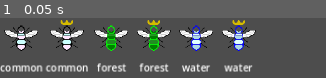
Above: before the commit, frame 1.
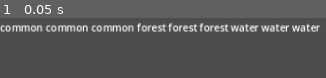
Above: after the commit, the same moment.

Repository: lesteenman/project-bees
Game: Godot game, scene res://game/scenes/tools/bee_catalogue_tool.tscn
Same seed, same stepped clock (60 frames per second), same inputs: the game is played once before the commit and once after it. This scene is started directly instead of the project's main scene.
Inputs:
- Up to frame 1 (0.05 s): no input

The runs differ from the first frame. In frame 1, 23% of the frame differs, in the area x 0-99%, y 3-90%.
Error after the commit: Parse Error: Preload file "res://game/scenes/components/bee_component.tscn" does not exist. (res://game/scenes/tools/bee_catalogue_tool.gd:5)

Commit message:
Some cleanup

Diff:
--- a/game/models/bees/bee.gd
+++ b/game/models/bees/bee.gd
@@ -1,9 +1,13 @@
+@tool
 extends Resource
 
 class_name Bee
 
+enum BeeRoleEnum {DRONE, PRINCESS, QUEEN}
+
 @export var chromosome1: Chromosome
 @export var chromosome2: Chromosome
+@export var role: BeeRoleEnum
 
 func _init(c1: Chromosome, c2: Chromosome):
 	self.chromosome1 = c1
--- a/game/models/bees/bee_species_manager.gd
+++ b/game/models/bees/bee_species_manager.gd
@@ -74,8 +74,6 @@
 const required_stats = ["display_name", "color_outline", "color_1", "color_2"]
 static func verify_species():
 	for species in SPECIES.values():
-		print("verifying %s" % species)
-
 		if !SPECIES_STATS.has(species):
 			push_error("no stats defined for species %s" % species)
 			continue
--- a/game/scenes/bee.gd
+++ /dev/null
@@ -1,58 +0,0 @@
-extends CenterContainer
-
-@onready var texture_head_outline: TextureRect = %HeadOutline
-@onready var texture_body_outline: TextureRect = %BodyOutline
-@onready var texture_wings_outline: TextureRect = %WingsOutline
-@onready var texture_color_1: TextureRect = %Color1
-@onready var texture_color_2: TextureRect = %Color2
-@onready var crown: TextureRect = %Crown
-
-@export var species: BeeSpecies:
-	set(value):
-		print("set the species")
-		species = value
-		color_1 = value.color_1
-		color_2 = value.color_2
-		color_outline = value.color_outline
-
-@export var color_1: Color:
-	set(value):
-		print("setting color 1")
-		color_1 = value
-		if not is_node_ready():
-			await ready
-
-		print("ready fired")
-		update_sprite()
-
-@export var color_2: Color:
-	set(value):
-		color_2 = value
-		if not is_node_ready():
-			await ready
-
-		update_sprite()
-
-@export var color_outline: Color:
-	set(value):
-		color_outline = value
-		if not is_node_ready():
-			await ready
-
-		update_sprite()
-
-@export var show_crown: bool:
-	set(value):
-		show_crown = value
-		if not is_node_ready():
-			await ready
-
-		update_sprite()
-
-func update_sprite():
-	texture_body_outline.modulate = color_outline
-	texture_head_outline.modulate = color_outline
-	texture_wings_outline.modulate = color_outline
-	texture_color_1.modulate = color_1
-	texture_color_2.modulate = color_2
-	crown.modulate = Color(1, 1, 1, 1) if show_crown else Color(1, 1, 1, 0)
--- a/game/scenes/bee.tscn
+++ /dev/null
@@ -1,53 +0,0 @@
-[gd_scene load_steps=10 format=3 uid="uid://dr7cgc0643w3o"]
-
-[ext_resource type="Script" path="res://game/scenes/bee.gd" id="1_iqxjb"]
-[ext_resource type="Texture2D" uid="uid://3p1ry810rlfd" path="res://game/assets/bees/sample/outline_body.png" id="1_s3gky"]
-[ext_resource type="Texture2D" uid="uid://cg1tw1yheshty" path="res://game/assets/bees/sample/outline_head.png" id="2_de02u"]
-[ext_resource type="Texture2D" uid="uid://qtibrlo1am4t" path="res://game/assets/bees/sample/color_1.png" id="4_akhes"]
-[ext_resource type="Texture2D" uid="uid://bm781415jhj4x" path="res://game/assets/bees/sample/outline_wings.png" id="4_j6leu"]
-[ext_resource type="Texture2D" uid="uid://cxvs3sehct8wf" path="res://game/assets/bees/sample/color_2.png" id="5_svufa"]
-[ext_resource type="Texture2D" uid="uid://cp1qhimbdjptw" path="res://game/assets/bees/sample/wings.png" id="7_vqx4m"]
-[ext_resource type="Texture2D" uid="uid://ctng0v682noi8" path="res://game/assets/bees/sample/legs.png" id="8_a2mja"]
-[ext_resource type="Texture2D" uid="uid://dpfodsdt0vgkv" path="res://game/assets/bees/sample/crown.png" id="9_11ycf"]
-
-[node name="Bee" type="CenterContainer"]
-custom_minimum_size = Vector2(64, 64)
-script = ExtResource("1_iqxjb")
-
-[node name="BodyOutline" type="TextureRect" parent="."]
-unique_name_in_owner = true
-layout_mode = 2
-texture = ExtResource("1_s3gky")
-
-[node name="HeadOutline" type="TextureRect" parent="."]
-unique_name_in_owner = true
-layout_mode = 2
-texture = ExtResource("2_de02u")
-
-[node name="WingsOutline" type="TextureRect" parent="."]
-unique_name_in_owner = true
-layout_mode = 2
-texture = ExtResource("4_j6leu")
-
-[node name="Color1" type="TextureRect" parent="."]
-unique_name_in_owner = true
-layout_mode = 2
-texture = ExtResource("4_akhes")
-
-[node name="Color2" type="TextureRect" parent="."]
-unique_name_in_owner = true
-layout_mode = 2
-texture = ExtResource("5_svufa")
-
-[node name="Wings" type="TextureRect" parent="."]
-layout_mode = 2
-texture = ExtResource("7_vqx4m")
-
-[node name="Legs" type="TextureRect" parent="."]
-layout_mode = 2
-texture = ExtResource("8_a2mja")
-
-[node name="Crown" type="TextureRect" parent="."]
-unique_name_in_owner = true
-layout_mode = 2
-texture = ExtResource("9_11ycf")
--- a/game/scenes/lab/BeeSlot.tscn
+++ b/game/scenes/lab/BeeSlot.tscn
@@ -26,13 +26,16 @@
 layout_mode = 2
 mouse_filter = 2
 
-[node name="PanelContainer" type="PanelContainer" parent="MarginContainer/VBoxContainer"]
+[node name="BeeHolder" type="PanelContainer" parent="MarginContainer/VBoxContainer"]
+unique_name_in_owner = true
+custom_minimum_size = Vector2(80, 80)
 layout_mode = 2
 mouse_filter = 2
 theme_override_styles/panel = ExtResource("1_bb4s3")
 
-[node name="BeeTexture" type="TextureRect" parent="MarginContainer/VBoxContainer/PanelContainer"]
+[node name="BeeTexture" type="TextureRect" parent="MarginContainer/VBoxContainer/BeeHolder"]
 unique_name_in_owner = true
+visible = false
 custom_minimum_size = Vector2(80, 80)
 layout_mode = 2
 expand_mode = 1
--- a/game/scenes/storage/BeeInventory.tscn
+++ b/game/scenes/storage/BeeInventory.tscn
@@ -1,12 +1,10 @@
-[gd_scene load_steps=6 format=3 uid="uid://c5dqyx3hdxujr"]
+[gd_scene load_steps=5 format=3 uid="uid://c5dqyx3hdxujr"]
 
 [ext_resource type="Script" path="res://game/scenes/storage/BeeInventory.gd" id="1_kpsjd"]
 [ext_resource type="StyleBox" uid="uid://blbrn3ysdnjqv" path="res://game/assets/styles/BorderedLightWood.tres" id="1_pvlly"]
 [ext_resource type="PackedScene" uid="uid://ogiuricsrl57" path="res://game/scenes/storage/InventorySlot.tscn" id="2_xuggv"]
-[ext_resource type="Script" path="res://game/models/bees/bee.gd" id="3_a11yv"]
 
 [sub_resource type="Resource" id="Resource_7r51d"]
-script = ExtResource("3_a11yv")
 
 [node name="BeeInventory" type="PanelContainer"]
 custom_minimum_size = Vector2(200, 80)
--- a/game/scenes/storage/InventorySlot.gd
+++ b/game/scenes/storage/InventorySlot.gd
@@ -11,15 +11,26 @@
 
 @onready var texture_rect = %BeeTexture
 @onready var label = %BeeLabel
+#@onready var bee_component: Control = %BeeComponent
+@onready var bee_holder = %BeeHolder
+
+const BEE_COMPONENT = preload("res://game/scenes/components/bee_component.tscn")
 
 signal bee_removed
 signal bee_added
 
+var bee_component
+
 func updateBee() -> void:
 	if bee:
-		var texture = bee.get_texture()
-		if texture:
-			texture_rect.texture = texture
+		if not bee_component:
+			bee_component = BEE_COMPONENT.instantiate()
+			bee_holder.add_child(bee_component)
+
+		bee_component.bee = bee
+		#var texture = bee.get_texture()
+		#if texture:
+			#texture_rect.texture = texture
 
 		var display_name = bee.display_name()
 		if display_name:
@@ -27,14 +38,19 @@
 	else:
 		texture_rect.texture = null
 		label.text = ""
+		bee_component.queue_free()
+		bee_component = null
 
 func _get_drag_data(_at_position: Vector2) -> Variant:
 	if not bee:
 		return null
 
 	dragging_bee = bee
-	var drag_preview = TextureRect.new()
-	drag_preview.texture = bee.get_texture()
+
+	var drag_preview = BEE_COMPONENT.instantiate()
+	drag_preview.bee = bee
+	#var drag_preview = TextureRect.new()
+	#drag_preview.texture = bee.get_texture()
 
 	set_drag_preview(drag_preview);
 
--- a/game/scenes/storage/InventorySlot.tscn
+++ b/game/scenes/storage/InventorySlot.tscn
@@ -16,17 +16,19 @@
 layout_mode = 2
 mouse_filter = 2
 
-[node name="CenterContainer" type="CenterContainer" parent="VBoxContainer"]
+[node name="BeeHolder" type="CenterContainer" parent="VBoxContainer"]
+unique_name_in_owner = true
 layout_mode = 2
 
-[node name="BeeTexture" type="TextureRect" parent="VBoxContainer/CenterContainer"]
+[node name="BeeTexture" type="TextureRect" parent="VBoxContainer/BeeHolder"]
 unique_name_in_owner = true
+visible = false
 custom_minimum_size = Vector2(80, 80)
 layout_mode = 2
 mouse_filter = 2
 expand_mode = 1
 
-[node name="InventorySlot" type="TextureRect" parent="VBoxContainer/CenterContainer"]
+[node name="InventorySlot" type="TextureRect" parent="VBoxContainer/BeeHolder"]
 layout_mode = 2
 texture = ExtResource("3_dtn6a")
 
--- a/game/scenes/tools/bee_catalogue_tool.gd
+++ b/game/scenes/tools/bee_catalogue_tool.gd
@@ -1,8 +1,8 @@
-#@tool
+@tool
 extends Control
 
 @onready var grid_container: GridContainer = $GridContainer
-const BEE = preload("res://game/scenes/bee.tscn")
+const BEE_COMPONENT = preload("res://game/scenes/components/bee_component.tscn")
 
 
 # Called when the node enters the scene tree for the first time.
@@ -13,27 +13,34 @@
 	BeeSpeciesManager.verify_species()
 
 	for species in BeeSpeciesManager.SPECIES.values():
-		print(species)
-		var base = BeeSpeciesManager.create_base(species)
-		var bee_species = base.active_species()
 
-		add_slot(bee_species, false)
-		add_slot(bee_species, true)
+		var drone = BeeSpeciesManager.create_base(species)
+		drone.role = Bee.BeeRoleEnum.DRONE
 
-func add_slot(species: BeeSpecies, crown: bool):
+		var princess = BeeSpeciesManager.create_base(species)
+		princess.role = Bee.BeeRoleEnum.PRINCESS
+
+		var queen = BeeSpeciesManager.create_base(species)
+		queen.role = Bee.BeeRoleEnum.QUEEN
+
+		add_slot(drone)
+		add_slot(princess)
+		add_slot(queen)
+
+func add_slot(bee: Bee):
 	var container = VBoxContainer.new()
 	grid_container.add_child(container)
 	container.owner = get_tree().edited_scene_root
 
-	var bee = BEE.instantiate()
-	bee.species = species
-	bee.color_1 = species.color_1
-	bee.show_crown = crown
-	container.add_child(bee)
-	bee.owner = get_tree().edited_scene_root
+	var bee_component = BEE_COMPONENT.instantiate()
+	bee_component.bee = bee
+	#bee.color_1 = species.color_1
+	#bee_component.show_crown = crown
+	container.add_child(bee_component)
+	bee_component.owner = get_tree().edited_scene_root
 
 	var label = Label.new()
-	label.text = species.display_name
+	label.text = bee.active_species().display_name
 	label.horizontal_alignment = HORIZONTAL_ALIGNMENT_CENTER
 	container.add_child(label)
 	label.owner = get_tree().edited_scene_root
--- a/game/scenes/tools/bee_catalogue_tool.tscn
+++ b/game/scenes/tools/bee_catalogue_tool.tscn
@@ -1,6 +1,254 @@
-[gd_scene load_steps=2 format=3 uid="uid://co606vfxbr6jn"]
+[gd_scene load_steps=43 format=3 uid="uid://co606vfxbr6jn"]
 
 [ext_resource type="Script" path="res://game/scenes/tools/bee_catalogue_tool.gd" id="1_elwdf"]
+[ext_resource type="PackedScene" uid="uid://ebmm3himtfr1" path="res://game/scenes/components/bee_component.tscn" id="2_jqi8h"]
+[ext_resource type="Script" path="res://game/scenes/components/bee_component.gd" id="3_7io0r"]
+[ext_resource type="Script" path="res://game/models/genetics/chromosome.gd" id="4_2ha0q"]
+[ext_resource type="Script" path="res://game/models/bees/bee_species.gd" id="5_kwkyh"]
+[ext_resource type="Script" path="res://game/models/bees/bee.gd" id="6_mhrjm"]
+
+[sub_resource type="Resource" id="Resource_4myoq"]
+script = ExtResource("5_kwkyh")
+display_name = "common"
+color_outline = Color(0, 0, 0, 1)
+color_1 = Color(1, 0.9, 1, 1)
+color_2 = Color(0.8, 1, 1, 1)
+
+[sub_resource type="Resource" id="Resource_cv37x"]
+script = ExtResource("4_2ha0q")
+species = SubResource("Resource_4myoq")
+productivity = 2
+fertility = 3
+lifespan = 2
+
+[sub_resource type="Resource" id="Resource_fmop1"]
+script = ExtResource("4_2ha0q")
+species = SubResource("Resource_4myoq")
+productivity = 2
+fertility = 3
+lifespan = 2
+
+[sub_resource type="Resource" id="Resource_v8y1h"]
+script = ExtResource("6_mhrjm")
+chromosome1 = SubResource("Resource_cv37x")
+chromosome2 = SubResource("Resource_fmop1")
+role = 0
+
+[sub_resource type="Resource" id="Resource_nltne"]
+script = ExtResource("5_kwkyh")
+display_name = "common"
+color_outline = Color(0, 0, 0, 1)
+color_1 = Color(1, 0.9, 1, 1)
+color_2 = Color(0.8, 1, 1, 1)
+
+[sub_resource type="Resource" id="Resource_1r0nt"]
+script = ExtResource("4_2ha0q")
+species = SubResource("Resource_nltne")
+productivity = 2
+fertility = 3
+lifespan = 2
+
+[sub_resource type="Resource" id="Resource_hsnyc"]
+script = ExtResource("4_2ha0q")
+species = SubResource("Resource_nltne")
+productivity = 2
+fertility = 3
+lifespan = 2
+
+[sub_resource type="Resource" id="Resource_mo4rm"]
+script = ExtResource("6_mhrjm")
+chromosome1 = SubResource("Resource_1r0nt")
+chromosome2 = SubResource("Resource_hsnyc")
+role = 1
+
+[sub_resource type="Resource" id="Resource_c30p0"]
+script = ExtResource("5_kwkyh")
+display_name = "common"
+color_outline = Color(0, 0, 0, 1)
+color_1 = Color(1, 0.9, 1, 1)
+color_2 = Color(0.8, 1, 1, 1)
+
+[sub_resource type="Resource" id="Resource_f5h7g"]
+script = ExtResource("4_2ha0q")
+species = SubResource("Resource_c30p0")
+productivity = 2
+fertility = 3
+lifespan = 2
+
+[sub_resource type="Resource" id="Resource_vmv1f"]
+script = ExtResource("4_2ha0q")
+species = SubResource("Resource_c30p0")
+productivity = 2
+fertility = 3
+lifespan = 2
+
+[sub_resource type="Resource" id="Resource_kadd1"]
+script = ExtResource("6_mhrjm")
+chromosome1 = SubResource("Resource_f5h7g")
+chromosome2 = SubResource("Resource_vmv1f")
+role = 2
+
+[sub_resource type="Resource" id="Resource_u0smc"]
+script = ExtResource("5_kwkyh")
+display_name = "forest"
+color_outline = Color(0, 1, 0, 1)
+color_1 = Color(0, 0.501961, 0, 1)
+color_2 = Color(0.133333, 0.545098, 0.133333, 1)
+
+[sub_resource type="Resource" id="Resource_7lswh"]
+script = ExtResource("4_2ha0q")
+species = SubResource("Resource_u0smc")
+productivity = 3
+fertility = 2
+lifespan = 3
+
+[sub_resource type="Resource" id="Resource_61t73"]
+script = ExtResource("4_2ha0q")
+species = SubResource("Resource_u0smc")
+productivity = 3
+fertility = 2
+lifespan = 3
+
+[sub_resource type="Resource" id="Resource_of5nc"]
+script = ExtResource("6_mhrjm")
+chromosome1 = SubResource("Resource_7lswh")
+chromosome2 = SubResource("Resource_61t73")
+role = 0
+
+[sub_resource type="Resource" id="Resource_2t3rk"]
+script = ExtResource("5_kwkyh")
+display_name = "forest"
+color_outline = Color(0, 1, 0, 1)
+color_1 = Color(0, 0.501961, 0, 1)
+color_2 = Color(0.133333, 0.545098, 0.133333, 1)
+
+[sub_resource type="Resource" id="Resource_bjgyc"]
+script = ExtResource("4_2ha0q")
+species = SubResource("Resource_2t3rk")
+productivity = 3
+fertility = 2
+lifespan = 3
+
+[sub_resource type="Resource" id="Resource_myarn"]
+script = ExtResource("4_2ha0q")
+species = SubResource("Resource_2t3rk")
+productivity = 3
+fertility = 2
+lifespan = 3
+
+[sub_resource type="Resource" id="Resource_r3c8n"]
+script = ExtResource("6_mhrjm")
+chromosome1 = SubResource("Resource_bjgyc")
+chromosome2 = SubResource("Resource_myarn")
+role = 1
+
+[sub_resource type="Resource" id="Resource_wb7bf"]
+script = ExtResource("5_kwkyh")
+display_name = "forest"
+color_outline = Color(0, 1, 0, 1)
+color_1 = Color(0, 0.501961, 0, 1)
+color_2 = Color(0.133333, 0.545098, 0.133333, 1)
+
+[sub_resource type="Resource" id="Resource_cqjby"]
+script = ExtResource("4_2ha0q")
+species = SubResource("Resource_wb7bf")
+productivity = 3
+fertility = 2
+lifespan = 3
+
+[sub_resource type="Resource" id="Resource_oje3r"]
+script = ExtResource("4_2ha0q")
+species = SubResource("Resource_wb7bf")
+productivity = 3
+fertility = 2
+lifespan = 3
+
+[sub_resource type="Resource" id="Resource_3ck48"]
+script = ExtResource("6_mhrjm")
+chromosome1 = SubResource("Resource_cqjby")
+chromosome2 = SubResource("Resource_oje3r")
+role = 2
+
+[sub_resource type="Resource" id="Resource_rtfho"]
+script = ExtResource("5_kwkyh")
+display_name = "water"
+color_outline = Color(0, 0, 1, 1)
+color_1 = Color(0.678431, 0.847059, 0.901961, 1)
+color_2 = Color(0.878431, 1, 1, 1)
+
+[sub_resource type="Resource" id="Resource_y2p25"]
+script = ExtResource("4_2ha0q")
+species = SubResource("Resource_rtfho")
+productivity = 1
+fertility = 3
+lifespan = 3
+
+[sub_resource type="Resource" id="Resource_phv05"]
+script = ExtResource("4_2ha0q")
+species = SubResource("Resource_rtfho")
+productivity = 1
+fertility = 3
+lifespan = 3
+
+[sub_resource type="Resource" id="Resource_onkt8"]
+script = ExtResource("6_mhrjm")
+chromosome1 = SubResource("Resource_y2p25")
+chromosome2 = SubResource("Resource_phv05")
+role = 0
+
+[sub_resource type="Resource" id="Resource_yiyn3"]
+script = ExtResource("5_kwkyh")
+display_name = "water"
+color_outline = Color(0, 0, 1, 1)
+color_1 = Color(0.678431, 0.847059, 0.901961, 1)
+color_2 = Color(0.878431, 1, 1, 1)
+
+[sub_resource type="Resource" id="Resource_4kurj"]
+script = ExtResource("4_2ha0q")
+species = SubResource("Resource_yiyn3")
+productivity = 1
+fertility = 3
+lifespan = 3
+
+[sub_resource type="Resource" id="Resource_fbhfn"]
+script = ExtResource("4_2ha0q")
+species = SubResource("Resource_yiyn3")
+productivity = 1
+fertility = 3
+lifespan = 3
+
+[sub_resource type="Resource" id="Resource_ged0w"]
+script = ExtResource("6_mhrjm")
+chromosome1 = SubResource("Resource_4kurj")
+chromosome2 = SubResource("Resource_fbhfn")
+role = 1
+
+[sub_resource type="Resource" id="Resource_o0r3v"]
+script = ExtResource("5_kwkyh")
+display_name = "water"
+color_outline = Color(0, 0, 1, 1)
+color_1 = Color(0.678431, 0.847059, 0.901961, 1)
+color_2 = Color(0.878431, 1, 1, 1)
+
+[sub_resource type="Resource" id="Resource_x3g7p"]
+script = ExtResource("4_2ha0q")
+species = SubResource("Resource_o0r3v")
+productivity = 1
+fertility = 3
+lifespan = 3
+
+[sub_resource type="Resource" id="Resource_myakp"]
+script = ExtResource("4_2ha0q")
+species = SubResource("Resource_o0r3v")
+productivity = 1
+fertility = 3
+lifespan = 3
+
+[sub_resource type="Resource" id="Resource_scysw"]
+script = ExtResource("6_mhrjm")
+chromosome1 = SubResource("Resource_x3g7p")
+chromosome2 = SubResource("Resource_myakp")
+role = 2
 
 [node name="BeeCatalogueTool" type="Control"]
 layout_mode = 3
@@ -16,3 +264,120 @@
 offset_right = 40.0
 offset_bottom = 40.0
 columns = 10
+
+[node name="@VBoxContainer@19677" type="VBoxContainer" parent="GridContainer"]
+layout_mode = 2
+
+[node name="BeeComponent" type="Control" parent="GridContainer/@VBoxContainer@19677" instance=ExtResource("2_jqi8h")]
+layout_mode = 2
+script = ExtResource("3_7io0r")
+bee = SubResource("Resource_v8y1h")
+
+[node name="@Label@19678" type="Label" parent="GridContainer/@VBoxContainer@19677"]
+layout_mode = 2
+text = "common"
+horizontal_alignment = 1
+
+[node name="@VBoxContainer@19679" type="VBoxContainer" parent="GridContainer"]
+layout_mode = 2
+
+[node name="BeeComponent" type="Control" parent="GridContainer/@VBoxContainer@19679" instance=ExtResource("2_jqi8h")]
+layout_mode = 2
+script = ExtResource("3_7io0r")
+bee = SubResource("Resource_mo4rm")
+
+[node name="@Label@19680" type="Label" parent="GridContainer/@VBoxContainer@19679"]
+layout_mode = 2
+text = "common"
+horizontal_alignment = 1
+
+[node name="@VBoxContainer@19681" type="VBoxContainer" parent="GridContainer"]
+layout_mode = 2
+
+[node name="BeeComponent" type="Control" parent="GridContainer/@VBoxContainer@19681" instance=ExtResource("2_jqi8h")]
+layout_mode = 2
+script = ExtResource("3_7io0r")
+bee = SubResource("Resource_kadd1")
+
+[node name="@Label@19682" type="Label" parent="GridContainer/@VBoxContainer@19681"]
+layout_mode = 2
+text = "common"
+horizontal_alignment = 1
+
+[node name="@VBoxContainer@19683" type="VBoxContainer" parent="GridContainer"]
+layout_mode = 2
+
+[node name="BeeComponent" type="Control" parent="GridContainer/@VBoxContainer@19683" instance=ExtResource("2_jqi8h")]
+layout_mode = 2
+script = ExtResource("3_7io0r")
+bee = SubResource("Resource_of5nc")
+
+[node name="@Label@19684" type="Label" parent="GridContainer/@VBoxContainer@19683"]
+layout_mode = 2
+text = "forest"
+horizontal_alignment = 1
+
+[node name="@VBoxContainer@19685" type="VBoxContainer" parent="GridContainer"]
+layout_mode = 2
+
+[node name="BeeComponent" type="Control" parent="GridContainer/@VBoxContainer@19685" instance=ExtResource("2_jqi8h")]
+layout_mode = 2
+script = ExtResource("3_7io0r")
+bee = SubResource("Resource_r3c8n")
+
+[node name="@Label@19686" type="Label" parent="GridContainer/@VBoxContainer@19685"]
+layout_mode = 2
+text = "forest"
+horizontal_alignment = 1
+
+[node name="@VBoxContainer@19687" type="VBoxContainer" parent="GridContainer"]
+layout_mode = 2
+
+[node name="BeeComponent" type="Control" parent="GridContainer/@VBoxContainer@19687" instance=ExtResource("2_jqi8h")]
+layout_mode = 2
+script = ExtResource("3_7io0r")
+bee = SubResource("Resource_3ck48")
+
+[node name="@Label@19688" type="Label" parent="GridContainer/@VBoxContainer@19687"]
+layout_mode = 2
+text = "forest"
+horizontal_alignment = 1
+
+[node name="@VBoxContainer@19689" type="VBoxContainer" parent="GridContainer"]
+layout_mode = 2
+
+[node name="BeeComponent" type="Control" parent="GridContainer/@VBoxContainer@19689" instance=ExtResource("2_jqi8h")]
+layout_mode = 2
+script = ExtResource("3_7io0r")
+bee = SubResource("Resource_onkt8")
+
+[node name="@Label@19690" type="Label" parent="GridContainer/@VBoxContainer@19689"]
+layout_mode = 2
+text = "water"
+horizontal_alignment = 1
+
+[node name="@VBoxContainer@19691" type="VBoxContainer" parent="GridContainer"]
+layout_mode = 2
+
+[node name="BeeComponent" type="Control" parent="GridContainer/@VBoxContainer@19691" instance=ExtResource("2_jqi8h")]
+layout_mode = 2
+script = ExtResource("3_7io0r")
+bee = SubResource("Resource_ged0w")
+
+[node name="@Label@19692" type="Label" parent="GridContainer/@VBoxContainer@19691"]
+layout_mode = 2
+text = "water"
+horizontal_alignment = 1
+
+[node name="@VBoxContainer@19693" type="VBoxContainer" parent="GridContainer"]
+layout_mode = 2
+
+[node name="BeeComponent" type="Control" parent="GridContainer/@VBoxContainer@19693" instance=ExtResource("2_jqi8h")]
+layout_mode = 2
+script = ExtResource("3_7io0r")
+bee = SubResource("Resource_scysw")
+
+[node name="@Label@19694" type="Label" parent="GridContainer/@VBoxContainer@19693"]
+layout_mode = 2
+text = "water"
+horizontal_alignment = 1
